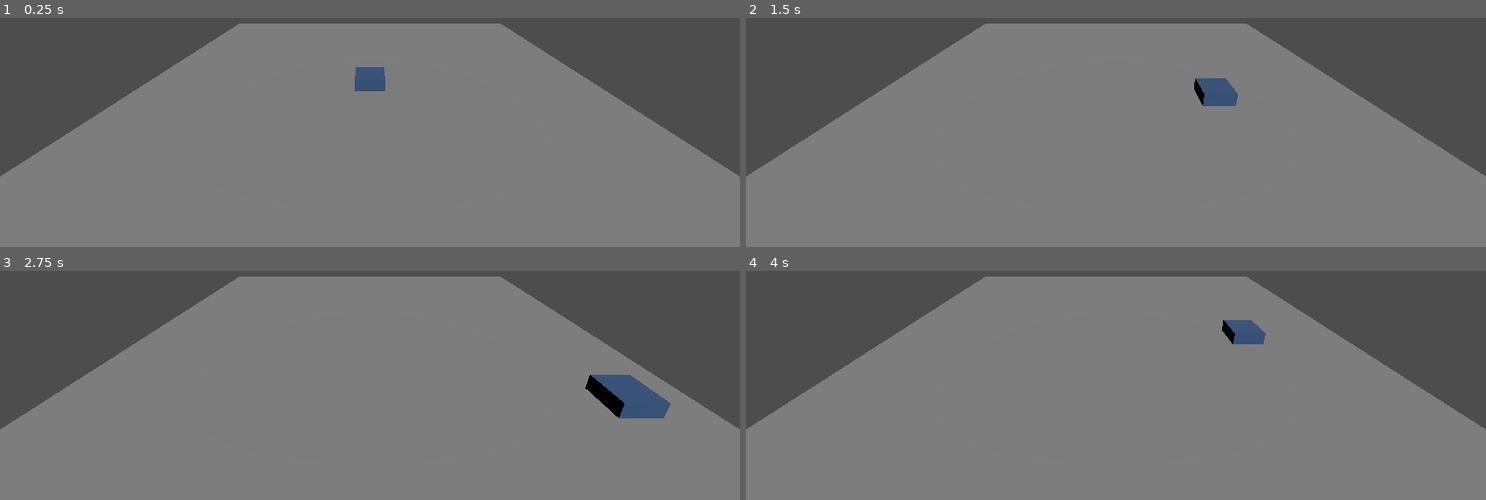
Above: before the commit, frames 1-4 (two rows, left to right).
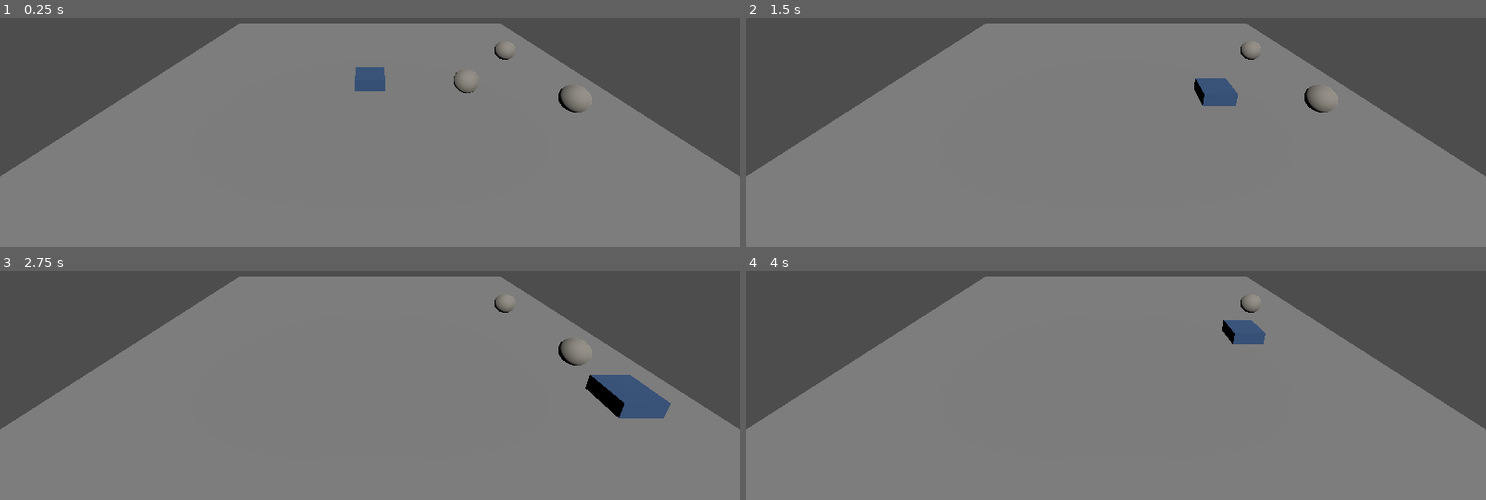
Above: after the commit, the same moments.

Repository: Emaro/rovers-journey
Game: Godot game, scene res://scenes/main.tscn
Two runs of this game, one before a commit and one after it. Both use one fixed random seed, a clock stepped at 60 frames per second and the inputs below.
Inputs:
- Up to frame 1 (0.25 s): no input
- Up to frame 2 (1.5 s): tap Enter at 0.5 s; hold D (move_right) 0.53-1.28 s; hold S (move_back) from 1.28 s (still down)
- Up to frame 3 (2.75 s): release S (move_back) at 2.03 s; hold D (move_right) from 2.03 s (still down)
- Up to frame 4 (4 s): release D (move_right) at 2.78 s; hold Up (move_forward) 2.78-3.53 s; hold A (move_left) from 3.53 s (still down)

The runs differ from the first frame. In frame 1, 0.3% of the frame differs, in the area x 61-80%, y 10-42%; in frame 2, 0.2%; in frame 3, 0.2%; in frame 4, less than 0.1%.

Commit message:
resource and pickup

Diff:
--- a/resource.tscn
+++ /dev/null
@@ -1,3 +0,0 @@
-[gd_scene format=3 uid="uid://bgnxgqf6eg6w4"]
-
-[node name="Resource" type="Area3D"]
--- a/scenes/main.tscn
+++ b/scenes/main.tscn
@@ -1,6 +1,7 @@
-[gd_scene load_steps=3 format=3 uid="uid://b8h0h8nkkq1yv"]
+[gd_scene load_steps=4 format=3 uid="uid://b8h0h8nkkq1yv"]
 
 [ext_resource type="PackedScene" uid="uid://11p5xm2bbg3q" path="res://scenes/rover.tscn" id="1_o5qli"]
+[ext_resource type="PackedScene" uid="uid://bgnxgqf6eg6w4" path="res://scenes/resource.tscn" id="2_0wfyh"]
 
 [sub_resource type="PlaneMesh" id="PlaneMesh_sgp6g"]
 
@@ -19,3 +20,12 @@
 
 [node name="Rover" parent="." instance=ExtResource("1_o5qli")]
 transform = Transform3D(1, 0, 0, 0, 1, 0, 0, 0, 1, 0, 0.6, 0)
+
+[node name="Resource" parent="." instance=ExtResource("2_0wfyh")]
+transform = Transform3D(1, 0, 0, 0, 1, 0, 0, 0, 1, 7.158, 0.5, -3.334)
+
+[node name="Resource2" parent="." instance=ExtResource("2_0wfyh")]
+transform = Transform3D(1, 0, 0, 0, 1, 0, 0, 0, 1, 4, 0.5, 0)
+
+[node name="Resource3" parent="." instance=ExtResource("2_0wfyh")]
+transform = Transform3D(1, 0, 0, 0, 1, 0, 0, 0, 1, 7.564, 0.5, 1.338)
--- /dev/null
+++ b/scenes/resource.tscn
@@ -0,0 +1,21 @@
+[gd_scene load_steps=5 format=3 uid="uid://bgnxgqf6eg6w4"]
+
+[ext_resource type="Script" uid="uid://b1mkrbjnh3ry3" path="res://scripts/resource.gd" id="1_ca17w"]
+
+[sub_resource type="SphereShape3D" id="SphereShape3D_3jy6n"]
+radius = 0.75
+
+[sub_resource type="SphereMesh" id="SphereMesh_txoar"]
+
+[sub_resource type="StandardMaterial3D" id="StandardMaterial3D_cpix3"]
+albedo_color = Color(0.57254905, 0.5568628, 0.52156866, 1)
+
+[node name="Resource" type="Area3D"]
+script = ExtResource("1_ca17w")
+
+[node name="CollisionShape3D" type="CollisionShape3D" parent="."]
+shape = SubResource("SphereShape3D_3jy6n")
+
+[node name="MeshInstance3D" type="MeshInstance3D" parent="."]
+mesh = SubResource("SphereMesh_txoar")
+surface_material_override/0 = SubResource("StandardMaterial3D_cpix3")
--- /dev/null
+++ b/scripts/resource.gd
@@ -0,0 +1,16 @@
+extends Area3D
+
+@export var item_id := "mineral"
+@export var amount := 1
+var picked := false
+
+func _ready() -> void:
+	body_entered.connect(_on_body_entered)
+
+func _on_body_entered(body: Node) -> void:
+	if picked:
+		return
+	if body.name == "Rover" or body is CharacterBody3D:
+		Inventory.add_item(item_id, amount)
+		picked = true
+		queue_free()
Not shown, added: scripts/resource.gd.uid
